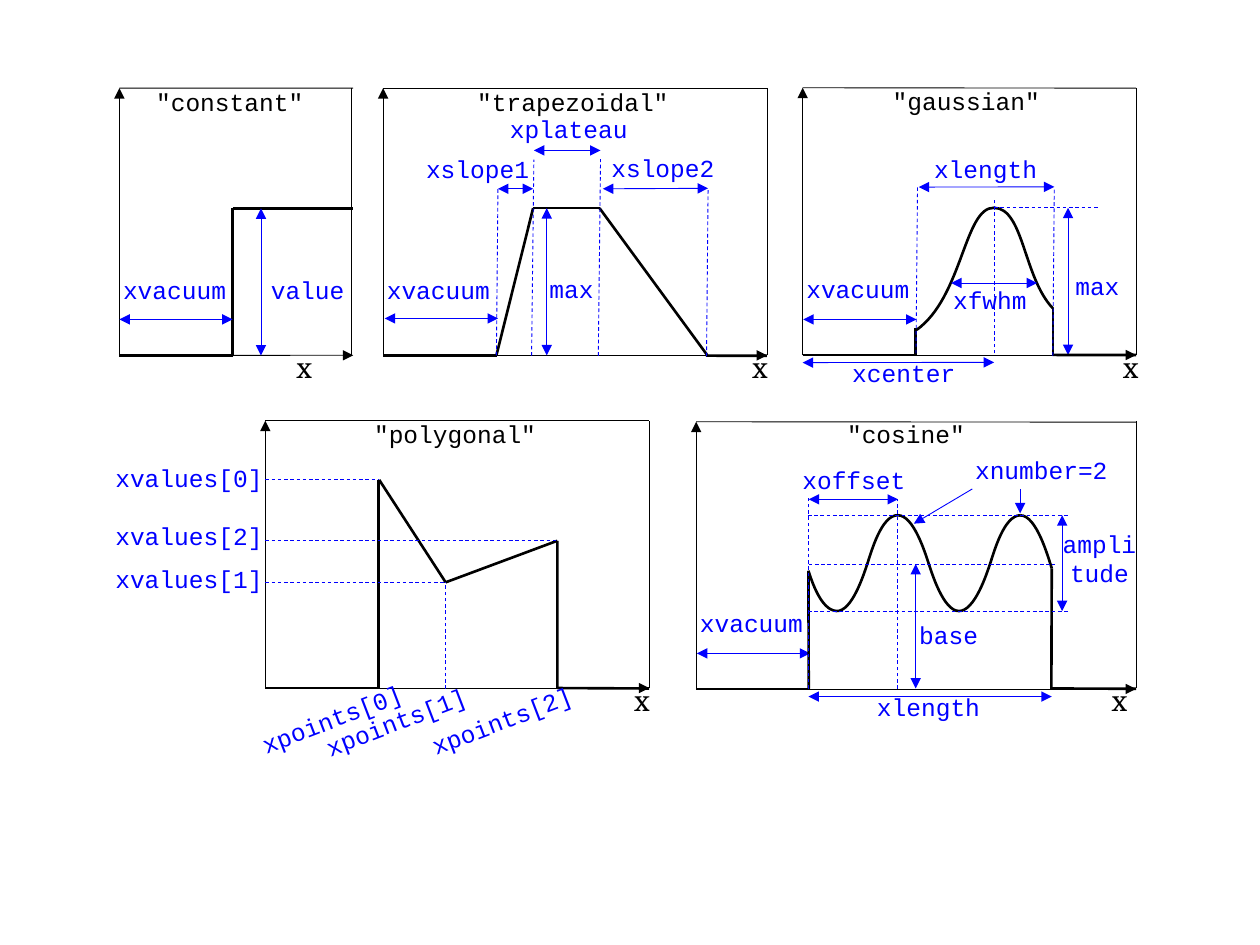
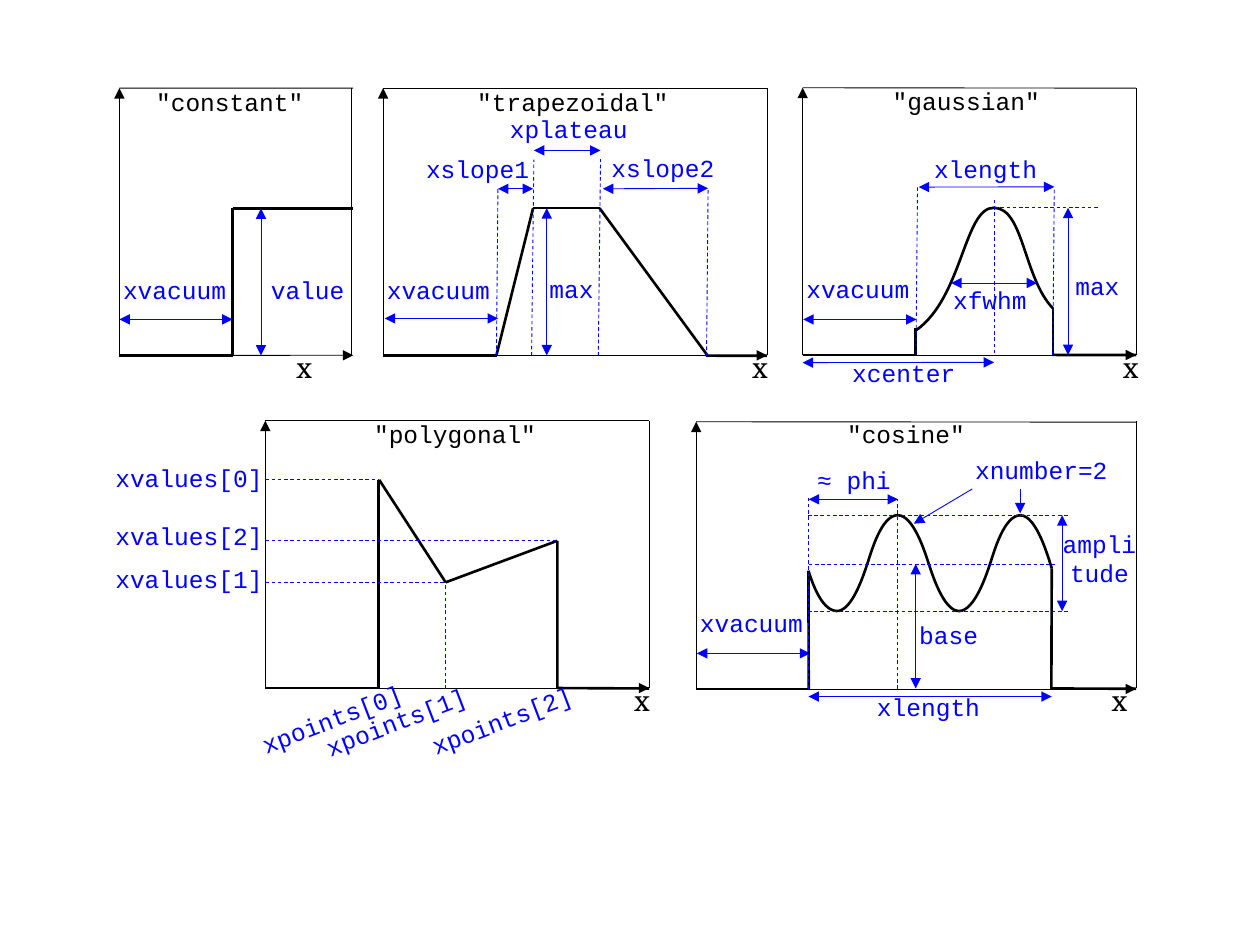
Before and after one commit to SmileiPIC/Smilei, a slide deck: slide 1 of doc/Profiles/Profiles.pptx. Drawn at 1260x945 pixels with LibreOffice and Linux fonts; fonts in the diff are those of the drawing. Boxes give left, top, right and bottom in pixels: in the first picture for what was removed or moved away, otherwise in the second. Text is boxed around its words. In the diff, an @@ line names an element or a change of style, - is before the commit and + after.

Commit message:
Cosine profile has phi offset instead of xoffset

```diff
--- a/doc/Profiles/Profiles.pptx
+++ b/doc/Profiles/Profiles.pptx
@@ text at <box>847,471,891,497</box>: text changed @@
-xoffset
+≈ phi
```
Also in this commit, not shown: 4 other files.
